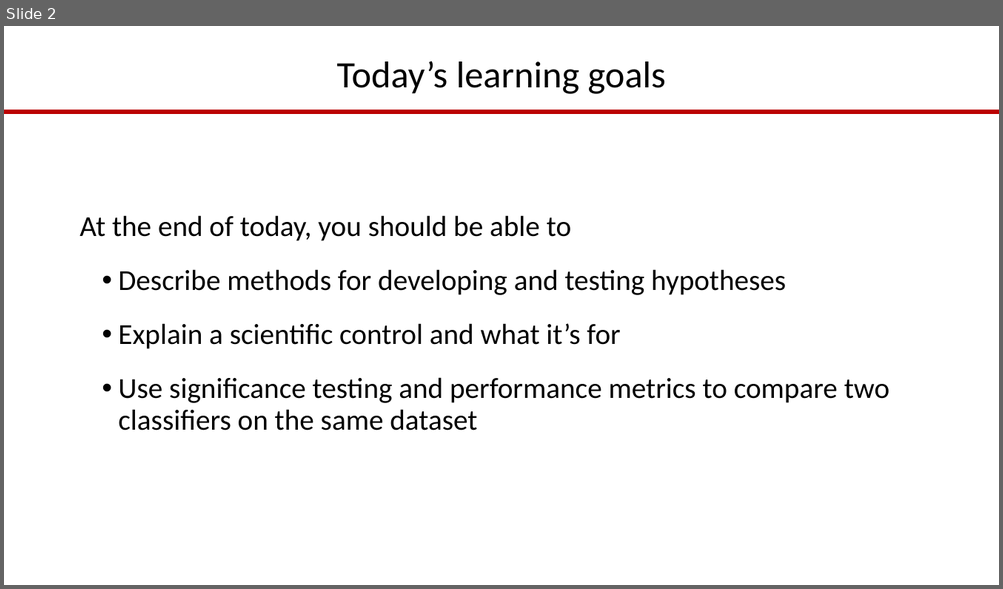
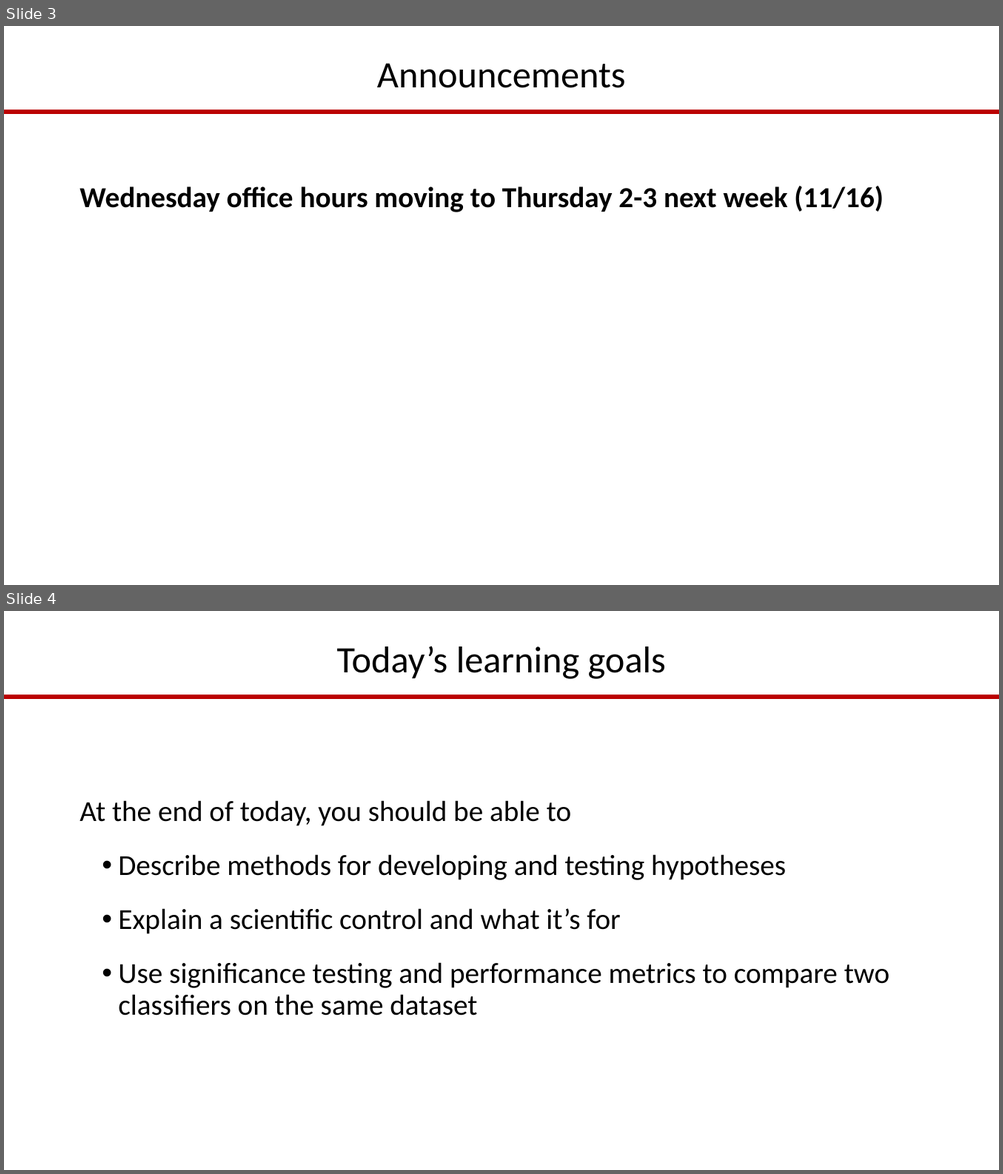
Before and after one commit to drgriffis/cse3521au17, a slide deck: resources/20-Experimental-Design.pptx. Shown one above the other, each under a label of ours: slide 2 before the commit, slides 3 and 4 after it. The pictures are 1003x589 and 1003x1174 pixels, drawn with LibreOffice and Linux fonts; fonts in the diff are those of the drawing. Boxes give left, top, right and bottom in pixels: in the first picture for what was removed or moved away, otherwise in the second. Text is boxed around its words. In the diff, an @@ line names an element or a change of style, - is before the commit and + after.

```diff
--- a/resources/20-Experimental-Design.pptx
+++ b/resources/20-Experimental-Design.pptx
@@ slide 3 added at <box>4,26,999,585</box>, background #FFFFFF; not listed: 1 template element that a slide beside it also shows @@
@@ title added at <box>377,63,626,88</box>, 36 pt, text #000000 @@
+Announcements
@@ text added at <box>79,186,883,212</box>, 28 pt, text #000000, bold @@
+Wednesday office hours moving to Thursday 2-3 next week (11/16)
@@ what was slide 2 is now slide 4 @@
```
Also in this commit, not shown: 2 other slides added, 1 slide removed.
